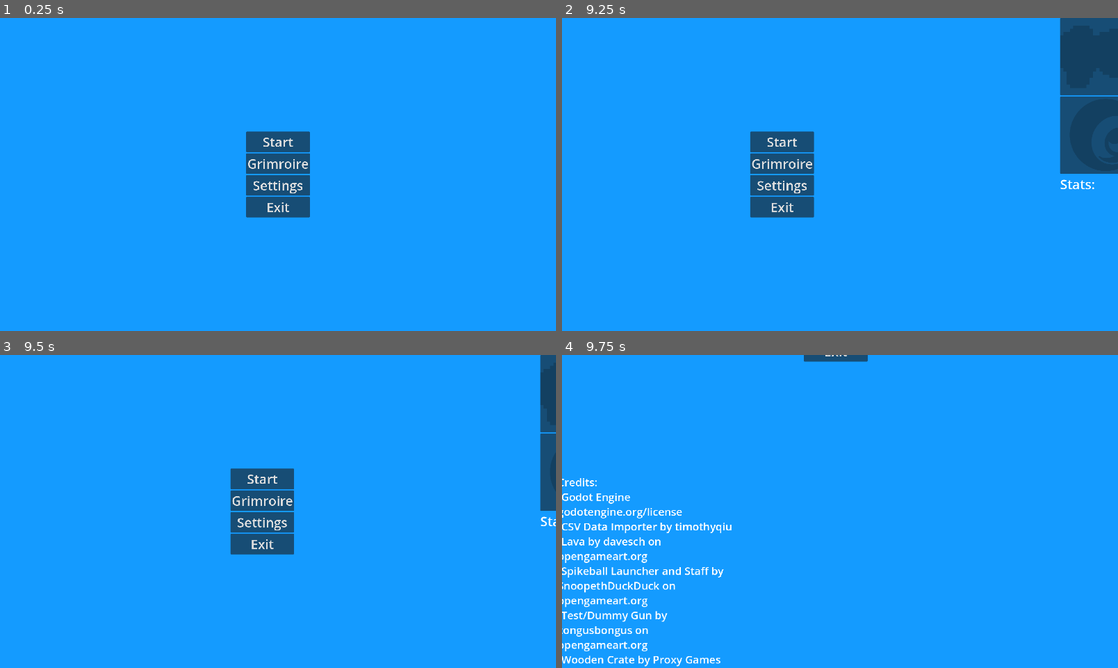
Above: before the commit, frames 1-4 (two rows, left to right).
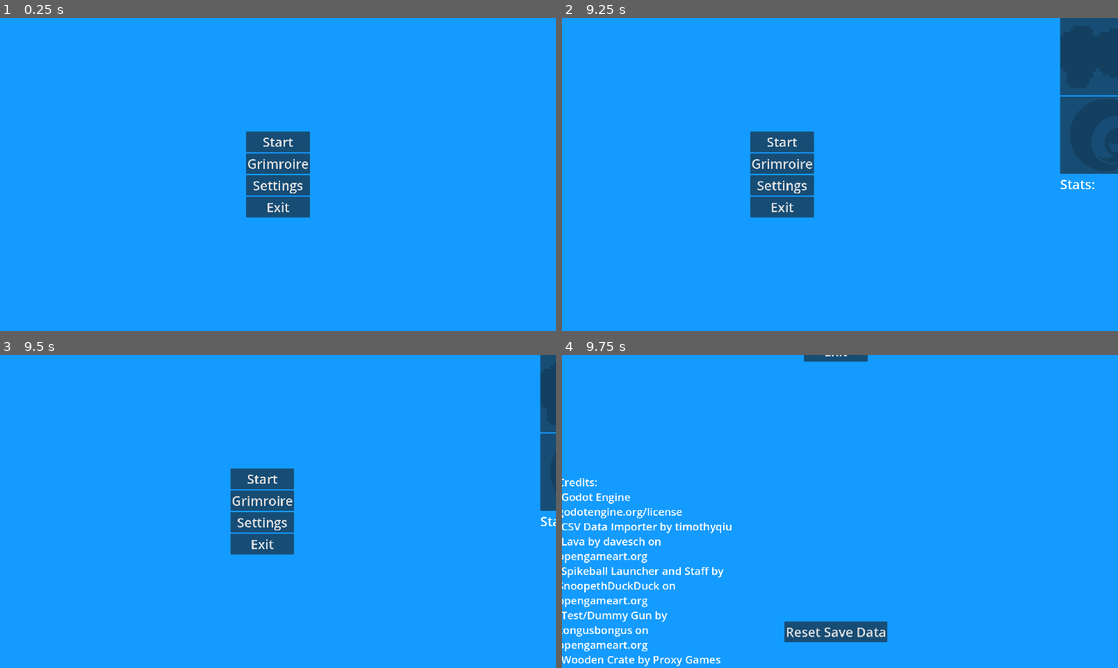
Above: after the commit, the same moments.

Repository: AidanCooper2003/AshenSkies
Game: Godot game, scene res://scenes/levels/main_menu.tscn
The game is run twice, just before and just after one commit, with the same random seed, the same clock (stepped at 60 frames per second) and the same inputs.
Inputs (mouse positions are in pixels of both pictures, inside the frame that each line leads up to):
- Up to frame 1 (0.25 s): no input
- Up to frame 2 (9.25 s): click "Grimroire" at 0.5 s; click (623, 55) at 1.25 s; click (701, 55) at 2.02 s; click (795, 55) at 2.77 s; click (884, 55) at 3.52 s; click (979, 55) at 4.27 s; click (1073, 55) at 5.02 s; click (606, 133) at 5.77 s; click (701, 133) at 6.52 s; click (795, 133) at 7.27 s; click (884, 133) at 8.02 s; click "Return" at 8.75 s
- Up to frame 3 (9.5 s): no input
- Up to frame 4 (9.75 s): click "Settings" at 9.5 s

Frames 1-3 are identical in both runs. In frame 4, 1.2% of the frame differs, in the area x 40-59%, y 85-92%.

Commit message:
Added save data reset button

Diff:
--- a/scenes/levels/main_menu.tscn
+++ b/scenes/levels/main_menu.tscn
@@ -101,20 +101,6 @@
 anchor_bottom = 1.0
 grow_vertical = 0
 
-[node name="ReturnButton" type="Button" parent="Settings"]
-layout_mode = 1
-anchors_preset = 3
-anchor_left = 1.0
-anchor_top = 1.0
-anchor_right = 1.0
-anchor_bottom = 1.0
-offset_left = -158.0
-offset_top = -71.0
-grow_horizontal = 0
-grow_vertical = 0
-theme = ExtResource("2_yufyc")
-text = "Return"
-
 [node name="RichTextLabel" type="RichTextLabel" parent="Settings"]
 layout_mode = 1
 anchors_preset = -1
@@ -141,6 +127,55 @@
 "
 fit_content = true
 
+[node name="VBoxContainer" type="VBoxContainer" parent="Settings"]
+layout_mode = 1
+anchors_preset = 8
+anchor_left = 0.5
+anchor_top = 0.5
+anchor_right = 0.5
+anchor_bottom = 0.5
+offset_left = -20.0
+offset_top = -20.0
+offset_right = 20.0
+offset_bottom = 20.0
+grow_horizontal = 2
+grow_vertical = 2
+
+[node name="ResetSaveButton" type="Button" parent="Settings/VBoxContainer"]
+layout_mode = 2
+theme = ExtResource("2_yufyc")
+text = "Reset Save Data"
+
+[node name="ReturnButton" type="Button" parent="Settings"]
+layout_mode = 1
+anchors_preset = 3
+anchor_left = 1.0
+anchor_top = 1.0
+anchor_right = 1.0
+anchor_bottom = 1.0
+offset_left = -158.0
+offset_top = -71.0
+grow_horizontal = 0
+grow_vertical = 0
+theme = ExtResource("2_yufyc")
+text = "Return"
+
+[node name="ConfirmButton" type="Button" parent="Settings"]
+visible = false
+layout_mode = 1
+anchors_preset = 7
+anchor_left = 0.5
+anchor_top = 1.0
+anchor_right = 0.5
+anchor_bottom = 1.0
+offset_left = -4.0
+offset_top = -8.0
+offset_right = 4.0
+grow_horizontal = 2
+grow_vertical = 0
+theme = ExtResource("2_yufyc")
+text = "Cofnirm Save Deletion"
+
 [node name="Camera2D" type="Camera2D" parent="."]
 position = Vector2(960, 540)
 position_smoothing_enabled = true
@@ -150,4 +185,6 @@
 [connection signal="pressed" from="Main/VBoxContainer/Settings" to="." method="_on_settings_pressed"]
 [connection signal="pressed" from="Main/VBoxContainer/ExitButton" to="." method="_on_exit_button_pressed"]
 [connection signal="pressed" from="ReturnButton" to="." method="_on_return_button_pressed"]
+[connection signal="pressed" from="Settings/VBoxContainer/ResetSaveButton" to="." method="_on_reset_save_button_pressed"]
 [connection signal="pressed" from="Settings/ReturnButton" to="." method="_on_return_button_pressed"]
+[connection signal="pressed" from="Settings/ConfirmButton" to="." method="_on_confirm_button_pressed"]
--- a/scripts/menu/menu_manager.gd
+++ b/scripts/menu/menu_manager.gd
@@ -5,16 +5,18 @@
 var _recipe_tags : Dictionary
 var _recipe_qualities : Dictionary
 
-func _ready():
+var confirm_available := false
+
+func _ready() -> void:
 	_initialize_grimoire()
 	_recipe_tags = CSVManager.get_tags(CSVManager.recipes, 0, 1)
 	_recipe_qualities = CSVManager.get_properties(CSVManager.recipes, 0, 2)
 
-func _on_start_button_pressed():
+func _on_start_button_pressed() -> void:
 	get_tree().change_scene_to_file("res://scenes/levels/game.tscn")
 
 
-func _initialize_grimoire():
+func _initialize_grimoire() -> void:
 	for recipe in CSVManager.get_weapon_names():
 		var grimoire_entry = load("res://scenes/ui/elements/grimoire_entry.tscn").instantiate()
 		var grimoire_texture_rect = grimoire_entry.get_child(0)
@@ -24,21 +26,28 @@
 			grimoire_texture_rect.modulate = Color.WHITE
 		grimoire_entry.pressed.connect(_update_stats.bind(recipe))
 		$Grimoire/VBoxContainer/IconGrid.add_child(grimoire_entry)
+	$Grimoire/VBoxContainer/Stats.text = "Stats:"
 
+func _reset_grimoire() -> void:
+	for child in $Grimoire/VBoxContainer/IconGrid.get_children():
+		child.queue_free()
+	_initialize_grimoire()
 
-func _on_exit_button_pressed():
+func _on_exit_button_pressed() -> void:
 	get_tree().quit()
 
 
-func _on_grimoire_button_pressed():
+func _on_grimoire_button_pressed() -> void:
 	$Camera2D.position = Vector2(2880, 540)
 
 
-func _on_return_button_pressed():
+func _on_return_button_pressed() -> void:
 	$Camera2D.position = Vector2(960, 540)
+	_make_confirm_unavailable()
 
 
-func _update_stats(weapon_name: String):
+
+func _update_stats(weapon_name: String) -> void:
 	var times_crafted = 0
 	if SaveManager.has_save_data(weapon_name + "_count"):
 		times_crafted = "Times crafted: " + str(SaveManager.retrieve_save_data(weapon_name + "_count"))
@@ -54,5 +63,25 @@
 	)
 
 
-func _on_settings_pressed():
+func _on_settings_pressed() -> void:
 	$Camera2D.position = Vector2(960, 1620)
+
+
+func _on_reset_save_button_pressed() -> void:
+	$Settings/VBoxContainer/ResetSaveButton.text = "Click button below to confirm."
+	$Settings/ConfirmButton.visible = true
+	$Settings/VBoxContainer/ResetSaveButton.disabled = true
+	confirm_available = true
+
+
+func _make_confirm_unavailable() -> void:
+	confirm_available = false
+	$Settings/VBoxContainer/ResetSaveButton.disabled = false
+	$Settings/ConfirmButton.visible = false
+	$Settings/VBoxContainer/ResetSaveButton.text = "Reset Save Data"
+
+func _on_confirm_button_pressed() -> void:
+	if confirm_available:
+		SaveManager.reset_save()
+		_reset_grimoire()
+		_make_confirm_unavailable()
